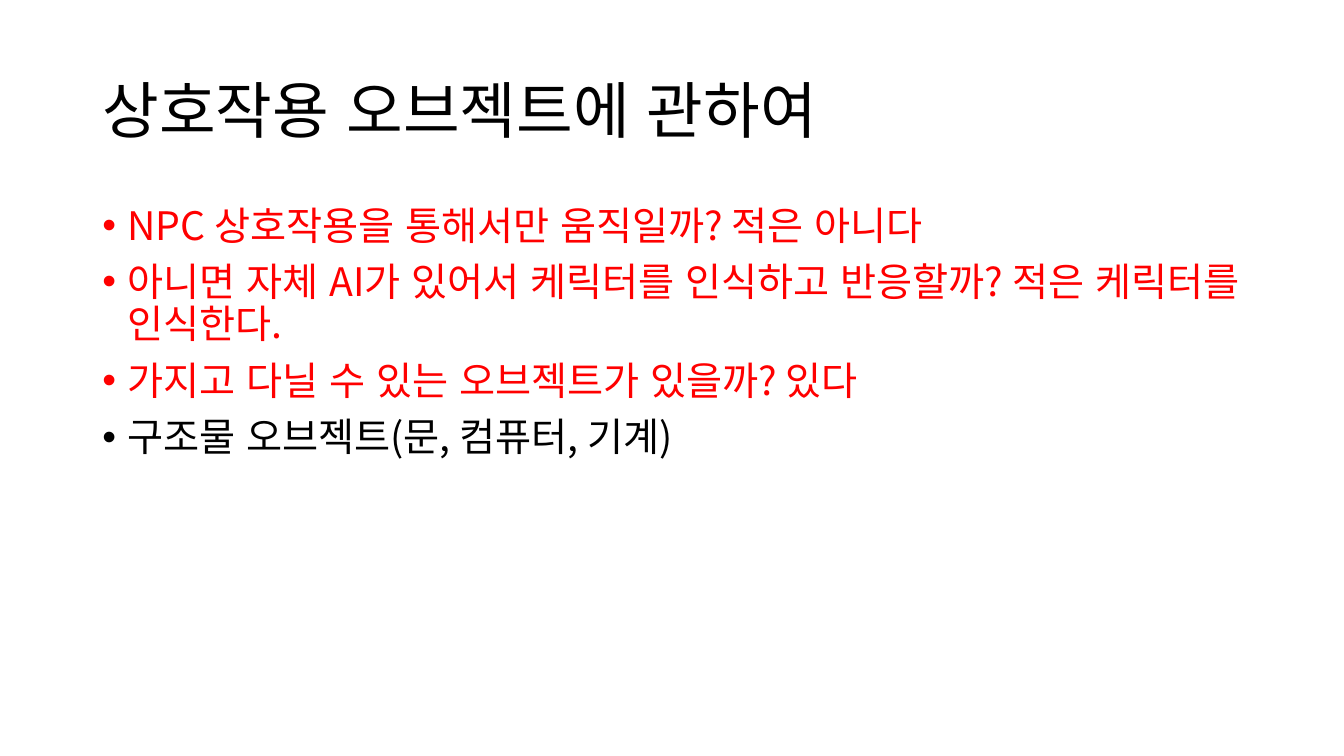
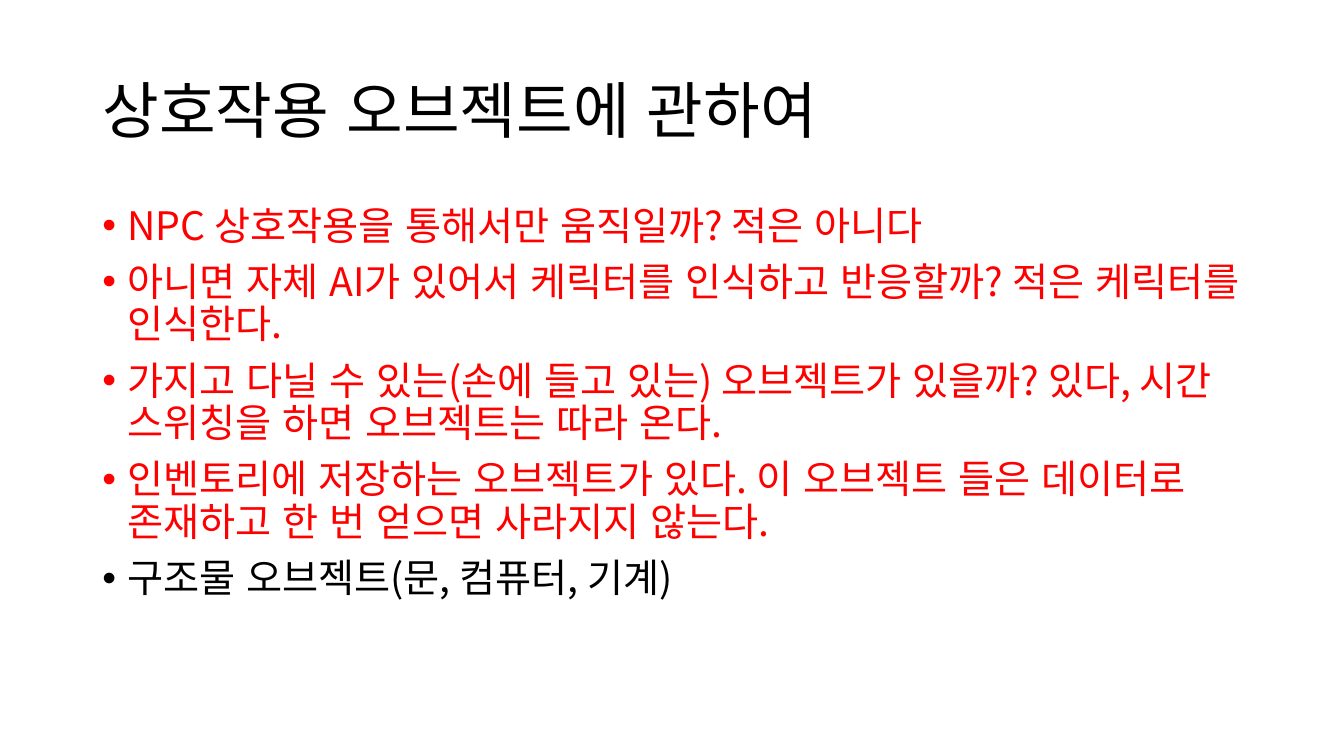
Before and after one commit to JSungMin/MomentFlow05, a slide deck: slide 8 of Documents/기획/시스템기획/게임플레이기획_시스템.pptx. Drawn at 1344x756 pixels with LibreOffice and Linux fonts; fonts in the diff are those of the drawing. Boxes give left, top, right and bottom in pixels: in the first picture for what was removed or moved away, otherwise in the second. Text is boxed around its words. In the diff, an @@ line names an element or a change of style, - is before the commit and + after.

```diff
--- a/Documents/기획/시스템기획/게임플레이기획_시스템.pptx
+++ b/Documents/기획/시스템기획/게임플레이기획_시스템.pptx
@@ text at box(128, 362, 1212, 539): text changed @@
-• 가지고 다닐 수 있는 오브젝트가 있을까? 있다
+• 가지고 다닐 수 있는(손에 들고 있는) 오브젝트가 있을까? 있다, 시간 스위칭을 하면 오브젝트는 따라 온다.
+• 인벤토리에 저장하는 오브젝트가 있다. 이 오브젝트 들은 데이터로 존재하고 한 번 얻으면 사라지지 않는다.
```
Also in this commit, not shown: 1 other file.
